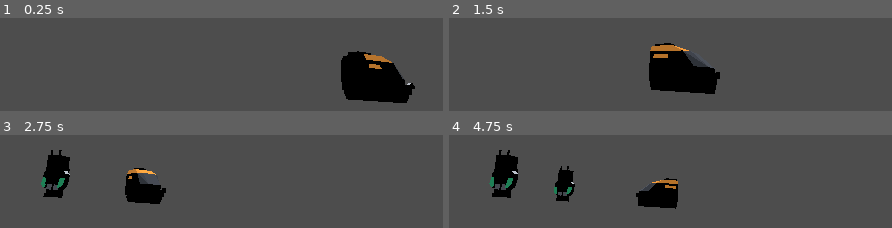
Above: before the commit, frames 1-4 (two rows, left to right).
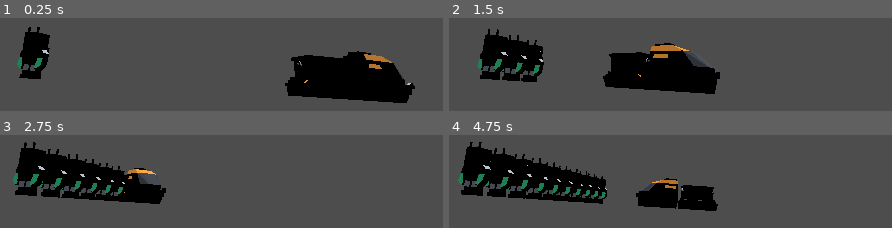
Above: after the commit, the same moments.

Repository: L0lel/GodotGameJam2023
Game: Godot game, scene res://main.tscn
The game is run twice, just before and just after one commit, with the same random seed, the same clock (stepped at 60 frames per second) and the same inputs. The project has no main scene, so this scene is started directly.
Inputs:
- Up to frame 1 (0.25 s): no input
- Up to frame 2 (1.5 s): no input
- Up to frame 3 (2.75 s): no input
- Up to frame 4 (4.75 s): no input

The runs differ from the first frame. In frame 1, 7.9% of the frame differs, in the area x 3-79%, y 9-88%; in frame 2, 9.3%; in frame 3, 8.3%; in frame 4, 12%, in the area x 2-61%, y 7-82%.

Commit message:
horde spawn

Diff:
--- a/main.tscn
+++ b/main.tscn
@@ -18,7 +18,7 @@
 curve = SubResource("Curve3D_w5j0i")
 
 [node name="PathFollow3D" type="PathFollow3D" parent="Percorso 1"]
-transform = Transform3D(0.0544058, 0, 0.998517, 0, 1.00004, 0, -0.998517, 0, 0.0544058, 2.90851, 0, 4.6633)
+transform = Transform3D(0.0543933, 0, 0.998518, 0, 1.00004, 0, -0.998518, 0, 0.0543933, 2.90856, 0, 4.6633)
 progress = 13.0293
 rotation_mode = 4
 
@@ -31,6 +31,9 @@
 
 [node name="spawn" parent="." node_paths=PackedStringArray("Path") instance=ExtResource("1_lo8nw")]
 enemyScene = ExtResource("2_iu8op")
+maxSpawn = 10
+spawn_time = 0.5
+horde_time = 20.0
 Path = NodePath("Percorso 1")
 
 [node name="Percorso 1" type="Path3D" parent="spawn"]
--- a/spawn.gd
+++ b/spawn.gd
@@ -2,12 +2,14 @@
 
 
 @export var enemyScene : PackedScene
-@export var spawn: int
-@export var timer = 2.0
+@export var maxSpawn: int
+@export var spawn_time = 2.0
+@export var horde_time = 2.0
 
 @export var Path: Path3D
 
-var spawnTimer = 0.0
+var spawnTimer = spawn_time
+var hordeTimer = horde_time
 var spawnCount = 0
 
 func _createPath(enemy, pat):
@@ -20,9 +22,17 @@
 
 
 func _process(delta):
+	hordeTimer += delta
 	spawnTimer += delta
 
-	if spawnTimer >= timer :
+	if hordeTimer >= horde_time :
+		hordeTimer = 0.0
+		spawnCount = 0
+
+
+
+	if spawnTimer >= spawn_time and maxSpawn > spawnCount:
+		print(spawnCount)
 		var pat = Path.duplicate()
 		spawnTimer = 0.0
 		spawnCount += 1
--- a/train.gd
+++ b/train.gd
@@ -15,5 +15,8 @@
 	$"..".add_child(wag)
 
 func _physics_process(delta) -> void:
+	i -= 1
+	if i == -2 :
+		add_wagon(wagons.med_cargo, 0)
 
 	$"..".progress += vel * delta
